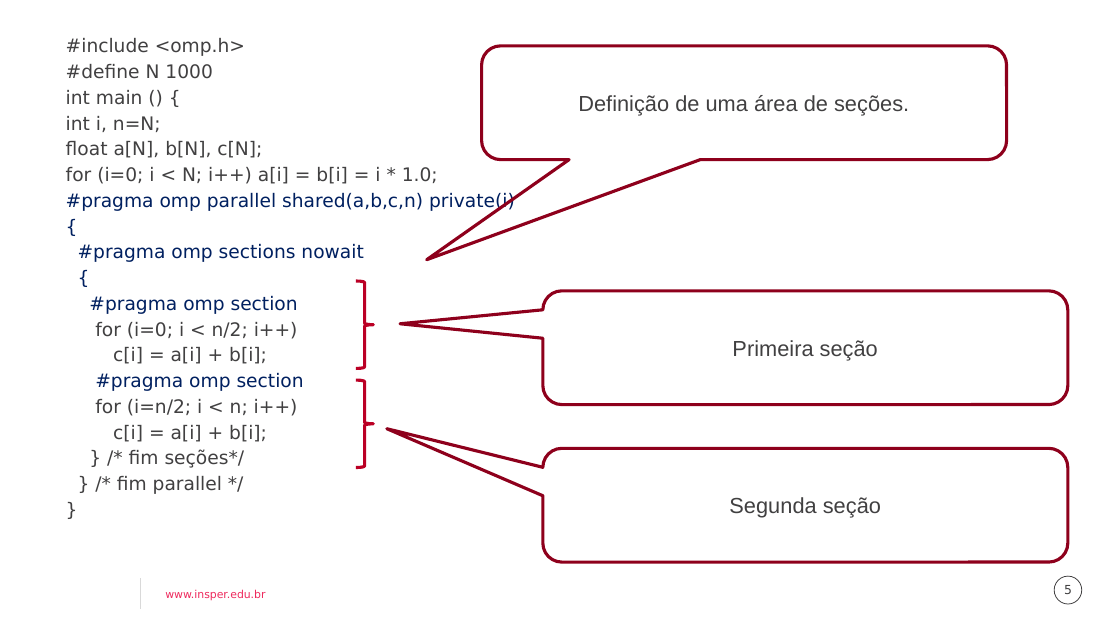
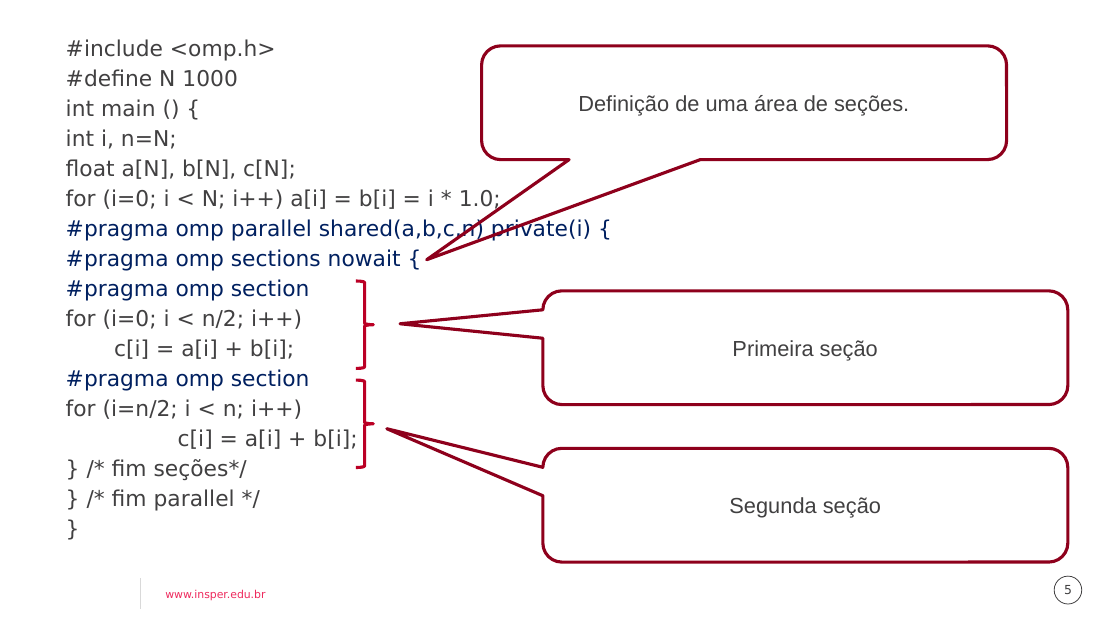
Before and after one commit to Insper/supercomp, a slide deck: slide 5 of aulas/15-efeitos-colaterais/slides.pptx. Drawn at 1120x630 pixels with LibreOffice and Linux fonts; fonts in the diff are those of the drawing; background and template pictures are left out. Boxes give left, top, right and bottom in pixels: in the first picture for what was removed or moved away, otherwise in the second. Text is boxed around its words. In the diff, an @@ line names an element or a change of style, - is before the commit and + after.

```diff
--- a/aulas/15-efeitos-colaterais/slides.pptx
+++ b/aulas/15-efeitos-colaterais/slides.pptx
@@ text at bbox=[66, 39, 501, 511]: size 12 to 14 pt in "#include <omp.h>", "#define N 1000", "int main () {", "int i, n=N;" and 11 more places @@
@@ text at bbox=[66, 218, 591, 271]: text changed; size 12 to 14 pt @@
-#pragma omp parallel shared(a,b,c,n) private(i)
-{
-#pragma omp sections nowait
-{
+#pragma omp parallel shared(a,b,c,n) private(i) {
+#pragma omp sections nowait {
```
Also in this commit, not shown: 55 other files.
